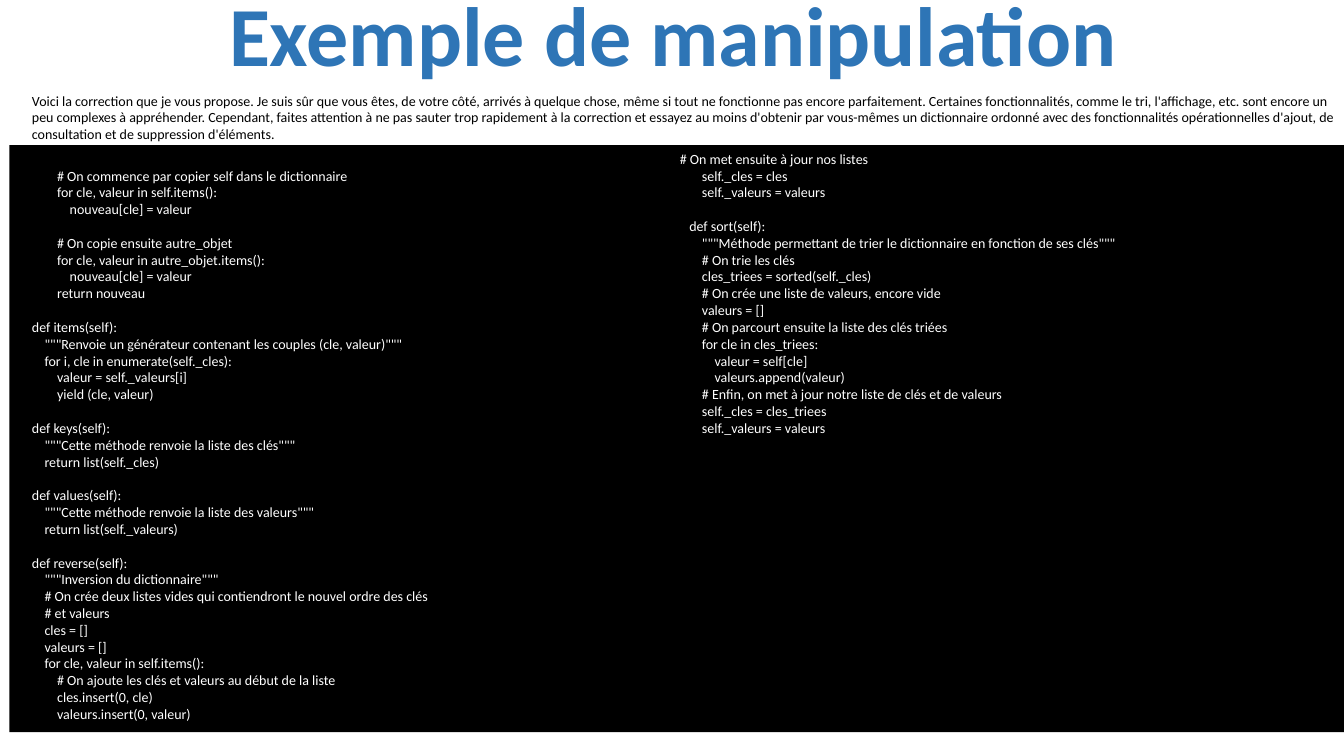
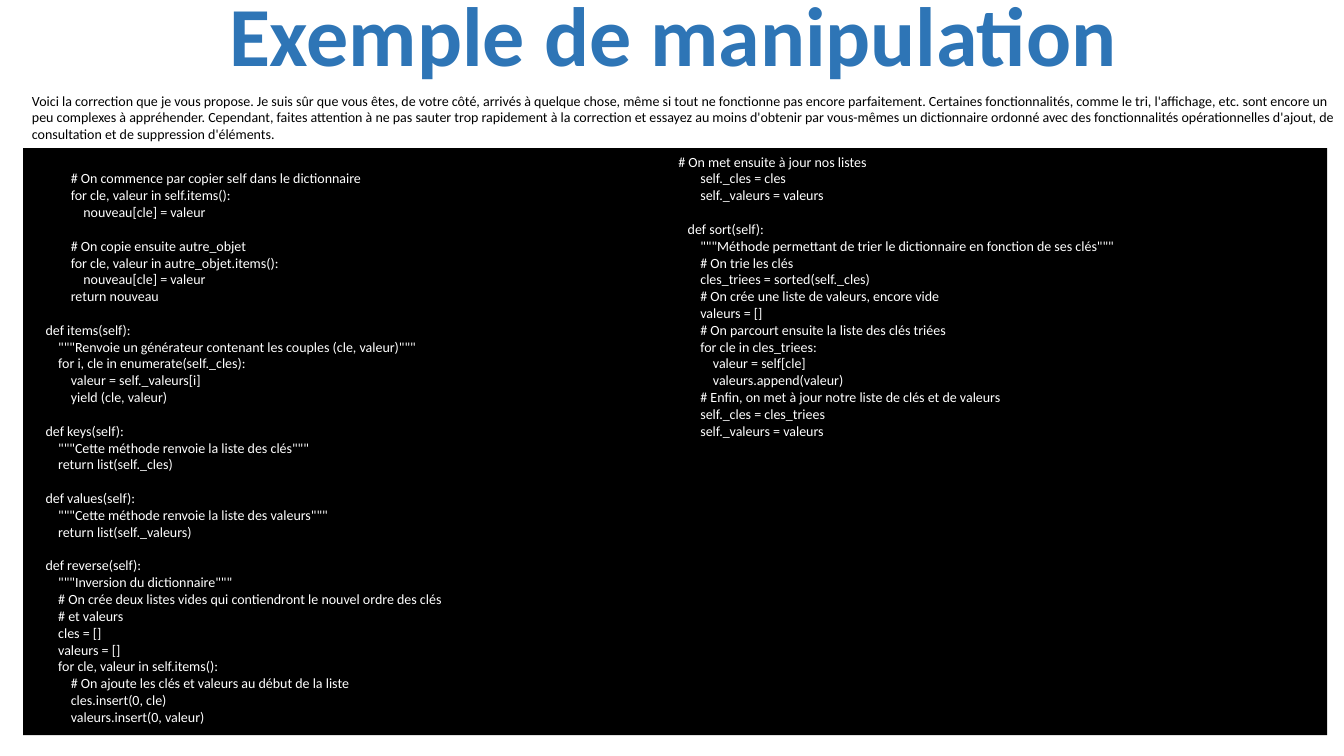
Before and after one commit to julienPalleau/PythonDoc, a slide deck: slide 187 of Python-resume.pptx. Drawn at 1344x756 pixels with LibreOffice and Linux fonts; fonts in the diff are those of the drawing. Boxes give left, top, right and bottom in pixels: in the first picture for what was removed or moved away, otherwise in the second. Text is boxed around its words. In the diff, an @@ line names an element or a change of style, - is before the commit and + after.

```diff
--- a/Python-resume.pptx
+++ b/Python-resume.pptx
@@ rectangle "# On commence par copier ...": place and size @@
-rectangle "# On commence par copier ..." at (9, 145, 1344, 732)
+rectangle "# On commence par copier ..." at (23, 148, 1328, 735)
```
Also in this commit, not shown: 1 other slide changed, 17 slides added.
